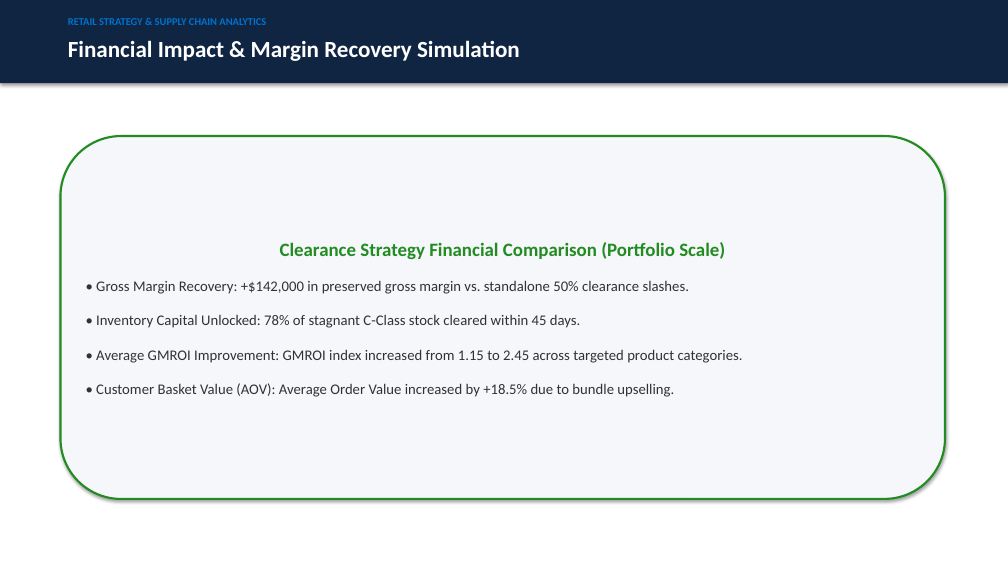
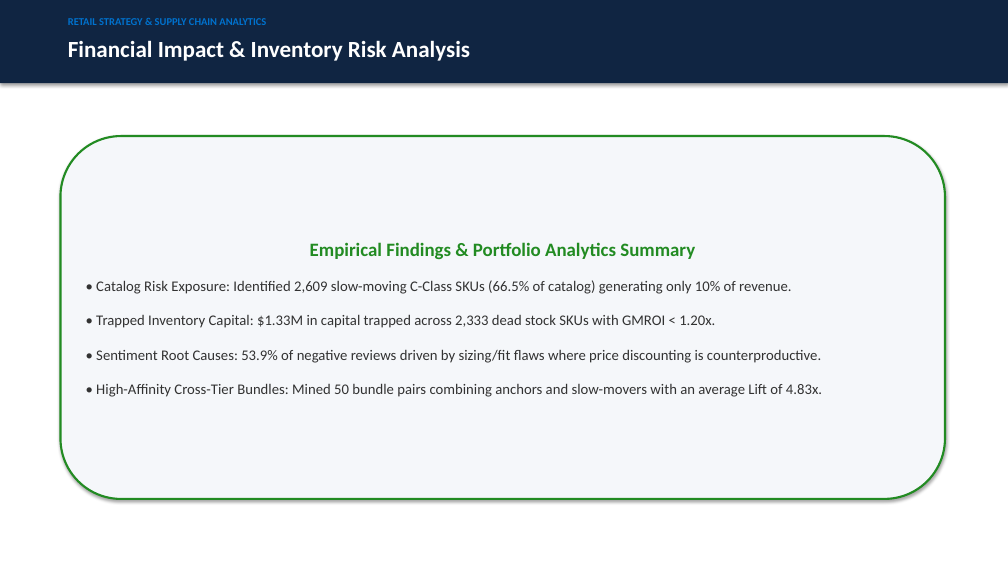
Before and after one commit to PriyankaHichkad/Market-Basket-Sentiment-Clearance-Optimizer, a slide deck: slide 8 of reports/executive_presentation_deck.pptx. Drawn at 1008x567 pixels with LibreOffice and Linux fonts; fonts in the diff are those of the drawing. Boxes give left, top, right and bottom in pixels: in the first picture for what was removed or moved away, otherwise in the second. Text is boxed around its words. In the diff, an @@ line names an element or a change of style, - is before the commit and + after.

```diff
--- a/reports/executive_presentation_deck.pptx
+++ b/reports/executive_presentation_deck.pptx
@@ text at (68, 40, 470, 61): text changed @@
-Financial Impact & Margin Recovery Simulation
+Financial Impact & Inventory Risk Analysis
@@ text in rounded rectangle at (96, 242, 822, 397): text changed @@
-Clearance Strategy Financial Comparison (Portfolio Scale)
-• Gross Margin Recovery: +$142,000 in preserved gross margin vs. standalone 50% clearance slashes.
-• Inventory Capital Unlocked: 78% of stagnant C-Class stock cleared within 45 days.
-• Average GMROI Improvement: GMROI index increased from 1.15 to 2.45 across targeted product categories.
-• Customer Basket Value (AOV): Average Order Value increased by +18.5% due to bundle upselling.
+Empirical Findings & Portfolio Analytics Summary
+• Catalog Risk Exposure: Identified 2,609 slow-moving C-Class SKUs (66.5% of catalog) generating only 10% of revenue.
+• Trapped Inventory Capital: $1.33M in capital trapped across 2,333 dead stock SKUs with GMROI < 1.20x.
+• Sentiment Root Causes: 53.9% of negative reviews driven by sizing/fit flaws where price discounting is counterproductive.
+• High-Affinity Cross-Tier Bundles: Mined 50 bundle pairs combining anchors and slow-movers with an average Lift of 4.83x.
```
Also in this commit, not shown: 1 other slide changed, 2 other files.
